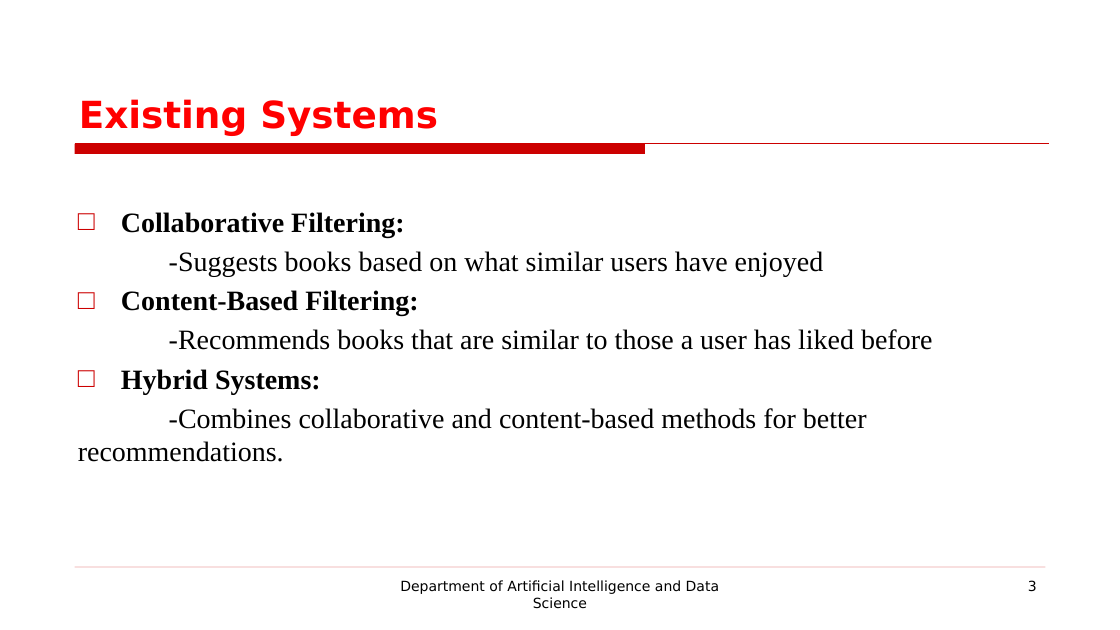
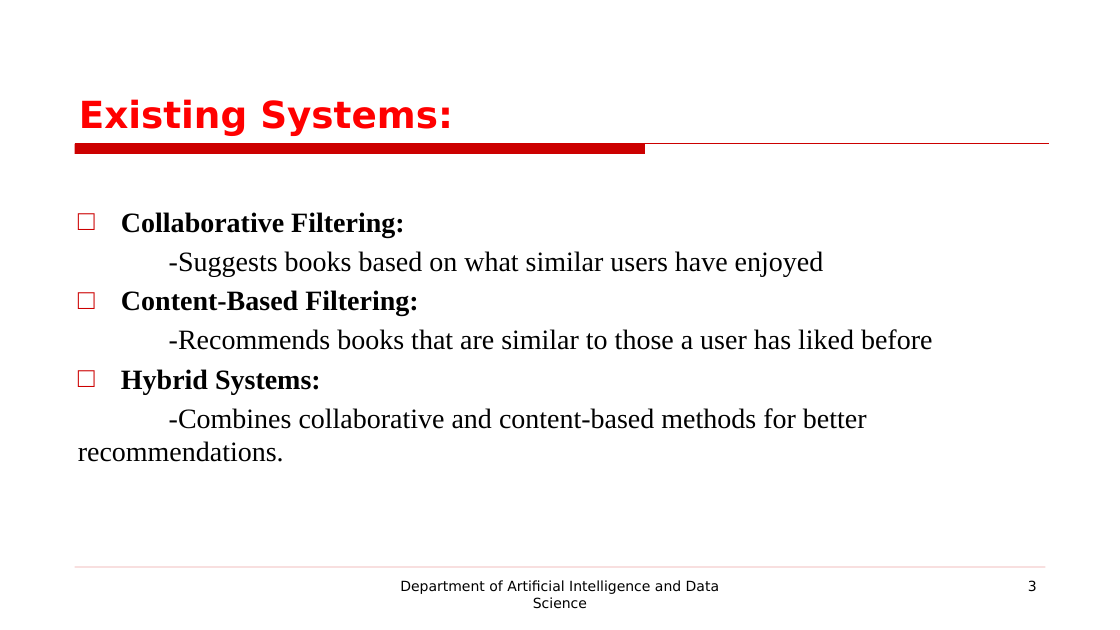
Before and after one commit to prasannak17/221801037_AD19541_SE, a slide deck: slide 3 of SE LAB EXAM PPT.pptx. Drawn at 1120x630 pixels with LibreOffice and Linux fonts; fonts in the diff are those of the drawing; background and template pictures are left out. Boxes give left, top, right and bottom in pixels: in the first picture for what was removed or moved away, otherwise in the second. Text is boxed around its words. In the diff, an @@ line names an element or a change of style, - is before the commit and + after.

```diff
--- a/SE LAB EXAM PPT.pptx
+++ b/SE LAB EXAM PPT.pptx
@@ title at box(79, 99, 453, 135): text changed @@
-Existing Systems
+Existing Systems:
```
Also in this commit, not shown: 16 other slides changed.
